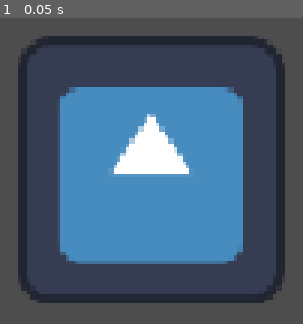
Above: before the commit, frame 1.
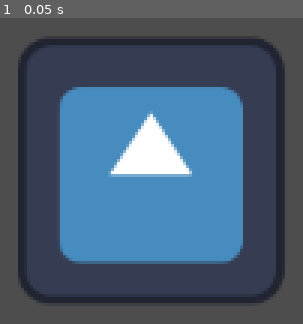
Above: after the commit, the same moment.

Repository: GragonGit/Too-Many-Timers
Game: Godot game, scene res://main.tscn
The game is run twice, just before and just after one commit, with the same random seed, the same clock (stepped at 60 frames per second) and the same inputs. The engine's default icon, where the game draws it, is replaced by a stand-in: a white triangle on a blue panel in a dark square.
Inputs:
- Up to frame 1 (0.05 s): no input

The runs differ from the first frame. In frame 1, 1.0% of the frame differs, in the area x 6-94%, y 7-93%.

Commit message:
Settings

Diff:
--- a/project.godot
+++ b/project.godot
@@ -17,7 +17,7 @@
 
 [display]
 
-window/stretch/mode="canvas_items"
+window/stretch/mode="viewport"
 window/stretch/aspect="expand"
 
 [physics]
@@ -26,5 +26,6 @@
 
 [rendering]
 
+textures/canvas_textures/default_texture_filter=0
 rendering_device/driver.windows="d3d12"
 renderer/rendering_method="gl_compatibility"
